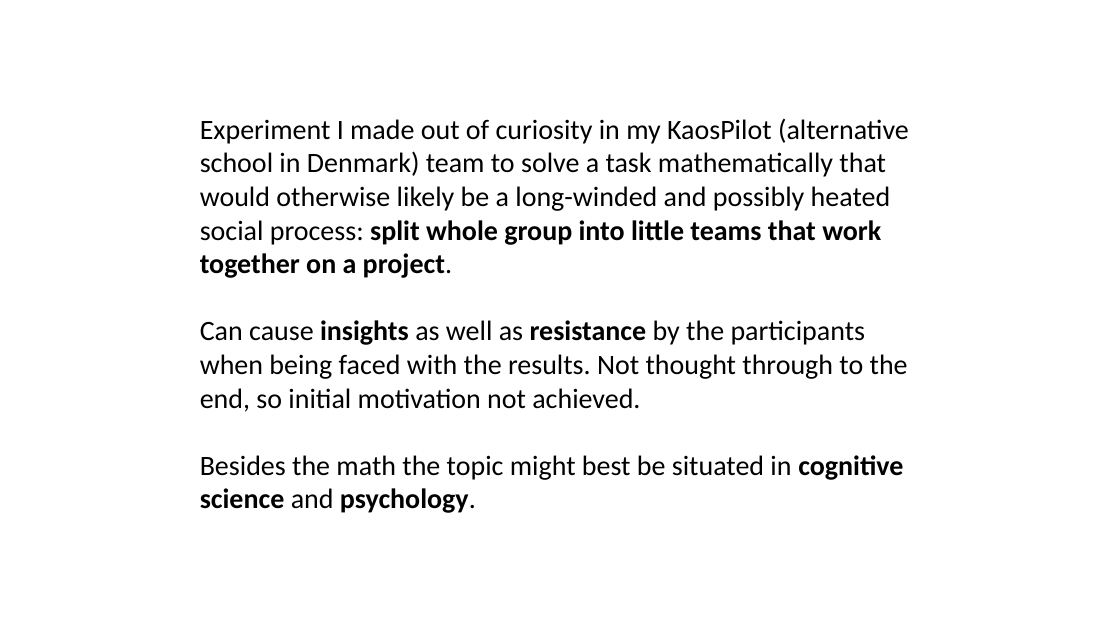
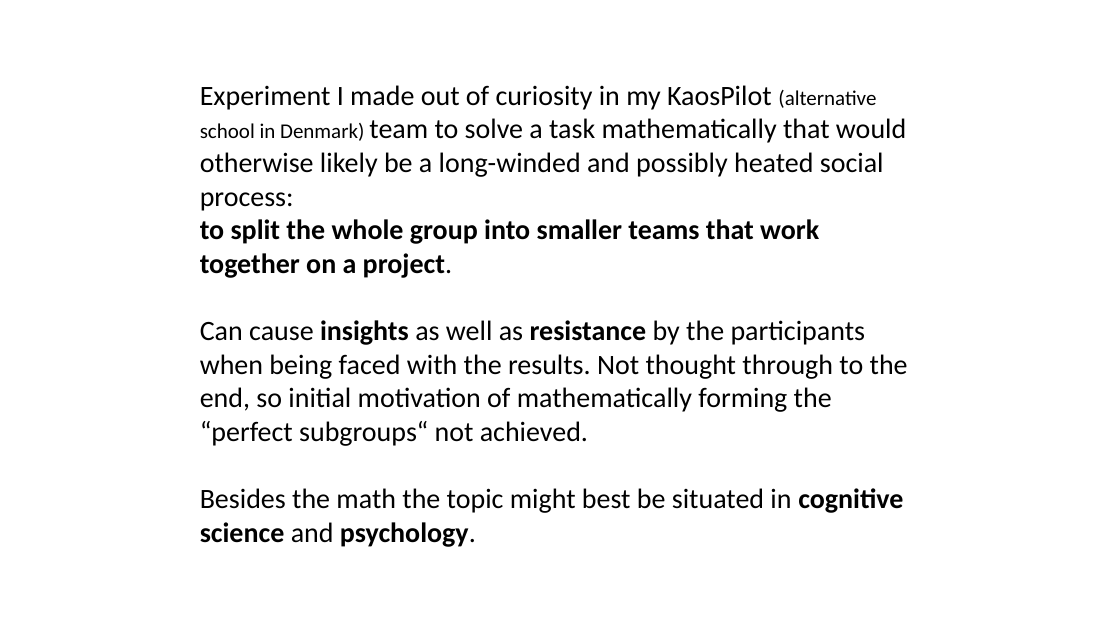
Before and after one commit to benjaminaaron/subgroups, a slide deck: slide 2 of presentation/presentation.pptx. Drawn at 1120x630 pixels with LibreOffice and Linux fonts; fonts in the diff are those of the drawing. Boxes give left, top, right and bottom in pixels: in the first picture for what was removed or moved away, otherwise in the second. Text is boxed around its words. In the diff, an @@ line names an element or a change of style, - is before the commit and + after.

```diff
--- a/presentation/presentation.pptx
+++ b/presentation/presentation.pptx
@@ text "Experiment I made out of ...": place and size @@
-text "Experiment I made out of ..." at (200, 118, 909, 513)
+text "Experiment I made out of ..." at (200, 85, 908, 547)
@@ text at (200, 85, 908, 446): text changed @@
-Experiment I made out of curiosity in my KaosPilot (alternative school in Denmark) team to solve a task mathematically that would otherwise likely be a long-winded and possibly heated social process: split whole group into little teams that work together on a project.
-Can cause insights as well as resistance by the participants when being faced with the results. Not thought through to the end, so initial motivation not achieved.
+Experiment I made out of curiosity in my KaosPilot (alternative school in Denmark) team to solve a task mathematically that would otherwise likely be a long-winded and possibly heated social process:
+to split the whole group into smaller teams that work together on a project.
+Can cause insights as well as resistance by the participants when being faced with the results. Not thought through to the end, so initial motivation of mathematically forming the “perfect subgroups“ not achieved.
```
Also in this commit, not shown: 2 other slides changed, 1 other file.
